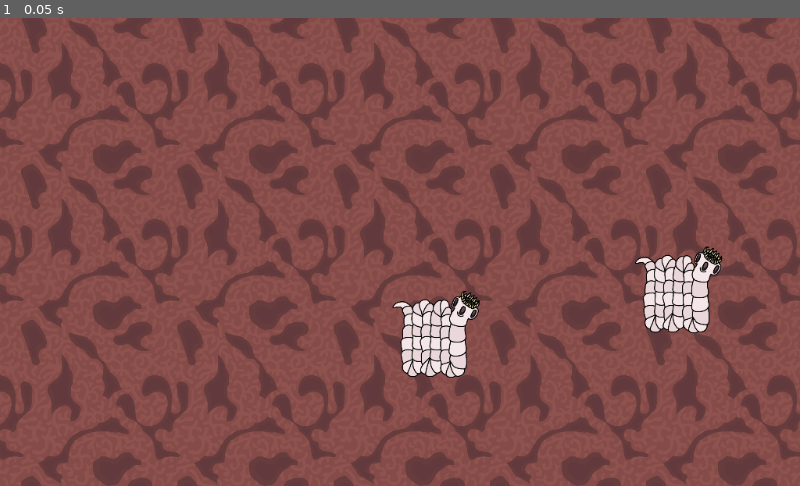
Above: before the commit, frame 1.
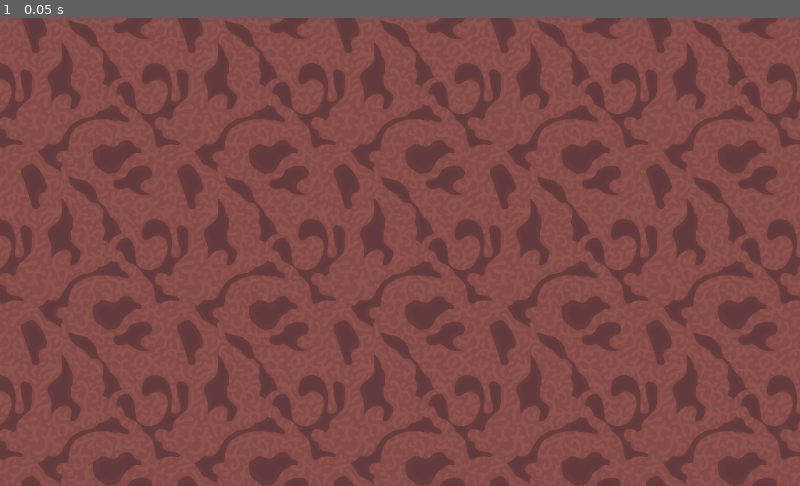
Above: after the commit, the same moment.

Repository: Snorps/deworming
Game: Godot game, scene res://Scenes/Level.tscn
Two runs of this game, one before a commit and one after it. Both use one fixed random seed, a clock stepped at 60 frames per second and the inputs below. This scene is started directly instead of the project's main scene.
Inputs:
- Up to frame 1 (0.05 s): no input

The runs differ from the first frame. In frame 1, 2.8% of the frame differs, in the area x 49-91%, y 48-77%.
Error before the commit: Invalid get index 'position' (on base: 'Nil'). (res://Scripts/Mob.gd:77)
Error after the commit: Invalid get index 'floors' (on base: 'Nil'). (res://Scripts/Level.gd:17)

Commit message:
Made mob density increase with each floor.

Diff:
--- a/Scripts/Level.gd
+++ b/Scripts/Level.gd
@@ -14,7 +14,8 @@
 
 # Called when the node enters the scene tree for the first time.
 func _ready():
-	var mobCount = round(((GlobalVars.levelSize.x * GlobalVars.levelSize.y)/100000)*mobDensity)
+	var calculatedMobDensity = mobDensity + (0.05*GlobalVars.game.floors)
+	var mobCount = round(((GlobalVars.levelSize.x * GlobalVars.levelSize.y)/100000)*calculatedMobDensity)
 	for i in mobCount:
 		var mob = mobScene.instance()
 		mob.position = randomPos()
--- a/project.godot
+++ b/project.godot
@@ -11,7 +11,7 @@
 [application]
 
 config/name="Jame Gam #24"
-run/main_scene="res://Game_Container.tscn"
+run/main_scene="res://Scenes/Game_Container.tscn"
 config/icon="res://icon.png"
 
 [autoload]
Renamed: Game_Container.tscn -> Scenes/Game_Container.tscn
